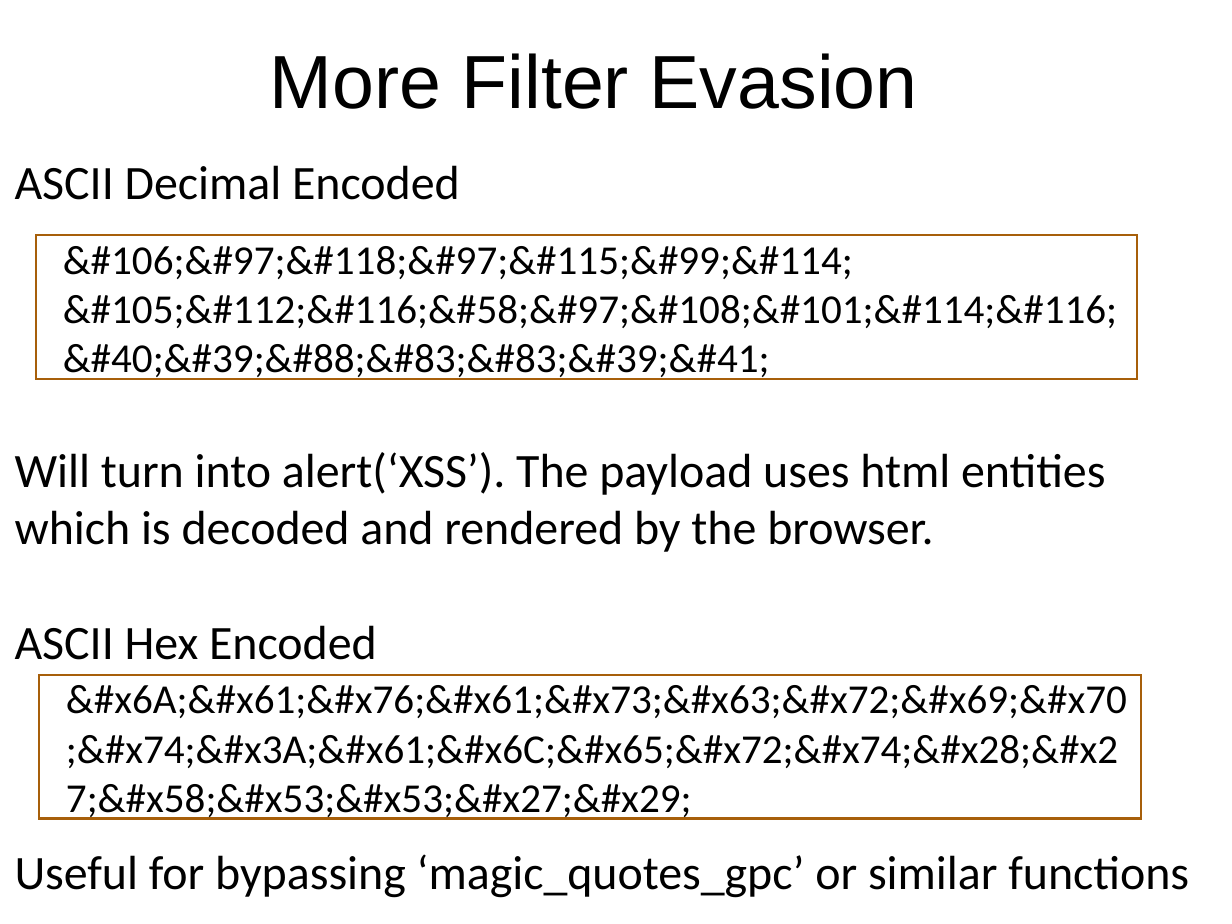
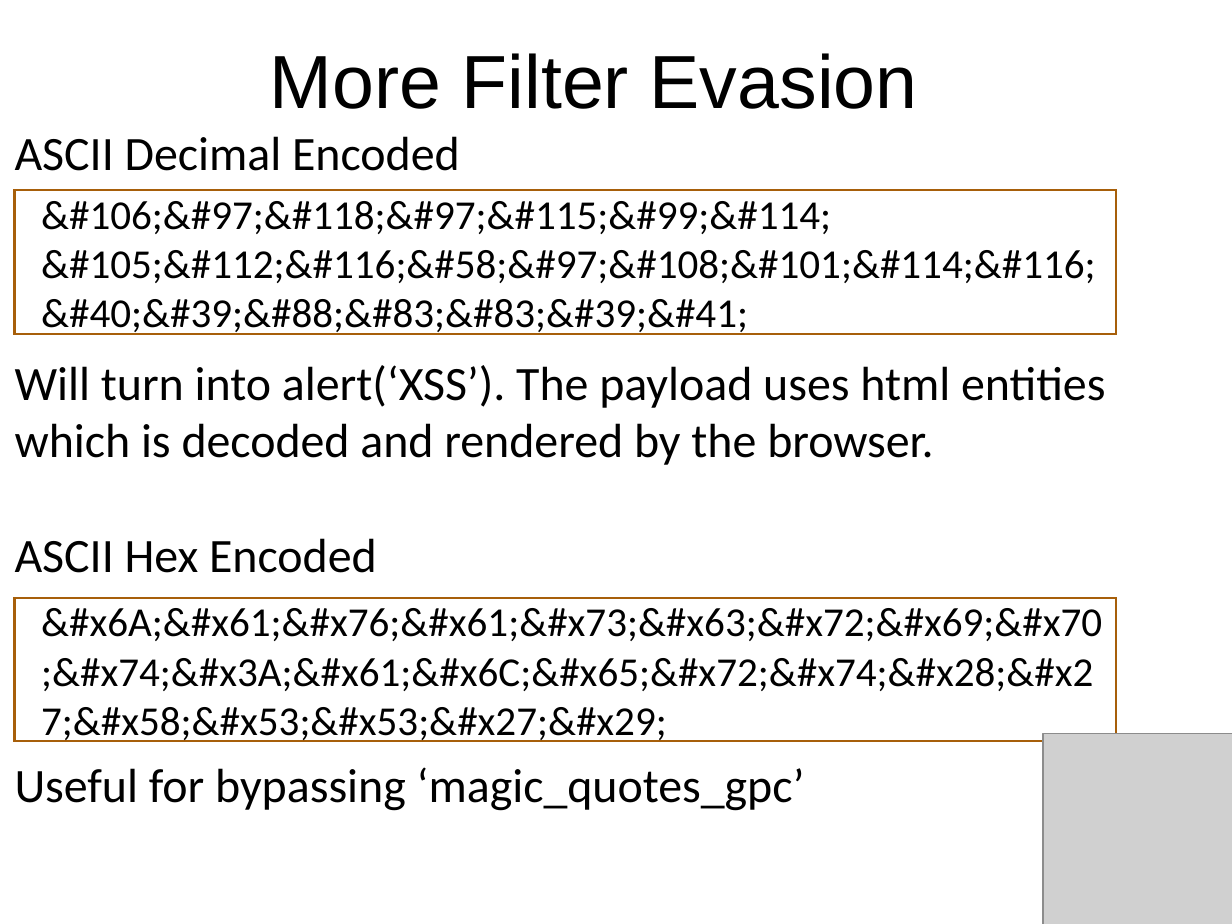
Before and after one commit to snoopysecurity/Public, a slide deck: slide 31 of Presentations/SHU Hacksoc/xss primer- snoopy security (2).ppt. Drawn at 1232x924 pixels with LibreOffice and Linux fonts; fonts in the diff are those of the drawing; grey boxes stand for pictures; background and template pictures are left out. Boxes give left, top, right and bottom in pixels: in the first picture for what was removed or moved away, otherwise in the second. Text is boxed around its words. In the diff, an @@ line names an element or a change of style, - is before the commit and + after.

```diff
--- a/Presentations/SHU Hacksoc/xss primer- snoopy security (2).ppt
+++ b/Presentations/SHU Hacksoc/xss primer- snoopy security (2).ppt
@@ text "ASCII Decimal Encoded": place and size @@
-text "ASCII Decimal Encoded" at box(15, 165, 1189, 898)
+text "ASCII Decimal Encoded" at box(15, 136, 1105, 811)
@@ rectangle "&#106;&#97;&#118;&#97;&#115;&#99;&#114; &#105;&#112;&#116;&# ...": place and size @@
-rectangle "&#106;&#97;&#118;&#97;&#115;&#99;&#114; &#105;&#112;&#116;&# ..." at box(36, 235, 1137, 378)
+rectangle "&#106;&#97;&#118;&#97;&#115;&#99;&#114; &#105;&#112;&#116;&# ..." at box(15, 191, 1116, 334)
@@ rectangle "&#x6A;&#x61;&#x76;&#x61;&#x73;&#x63;&#x72;&#x69;&#x70;&#x74; ...": place and size @@
-rectangle "&#x6A;&#x61;&#x76;&#x61;&#x73;&#x63;&#x72;&#x69;&#x70;&#x74; ..." at box(39, 675, 1141, 818)
+rectangle "&#x6A;&#x61;&#x76;&#x61;&#x73;&#x63;&#x72;&#x69;&#x70;&#x74; ..." at box(15, 598, 1116, 740)
@@ picture added at box(1044, 733, 1232, 924) @@
@@ text at box(15, 767, 805, 811): text changed @@
-Useful for bypassing ‘magic_quotes_gpc’ or similar functions
+Useful for bypassing ‘magic_quotes_gpc’
```
Also in this commit, not shown: 36 other slides changed.
